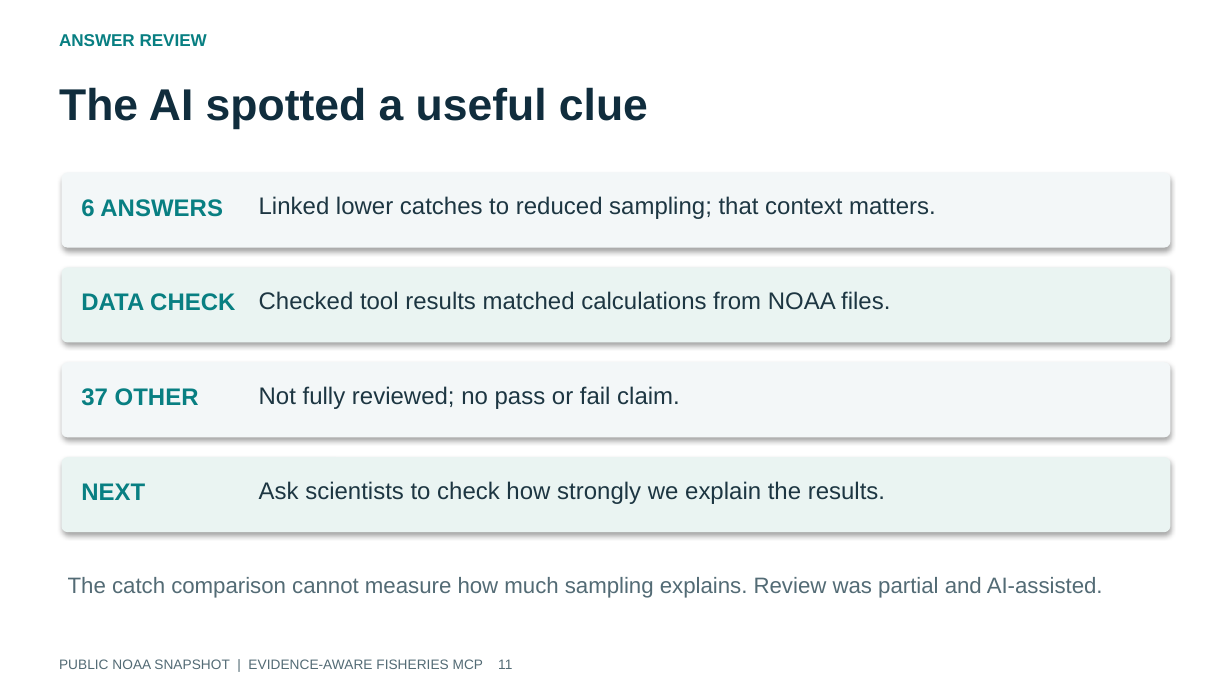
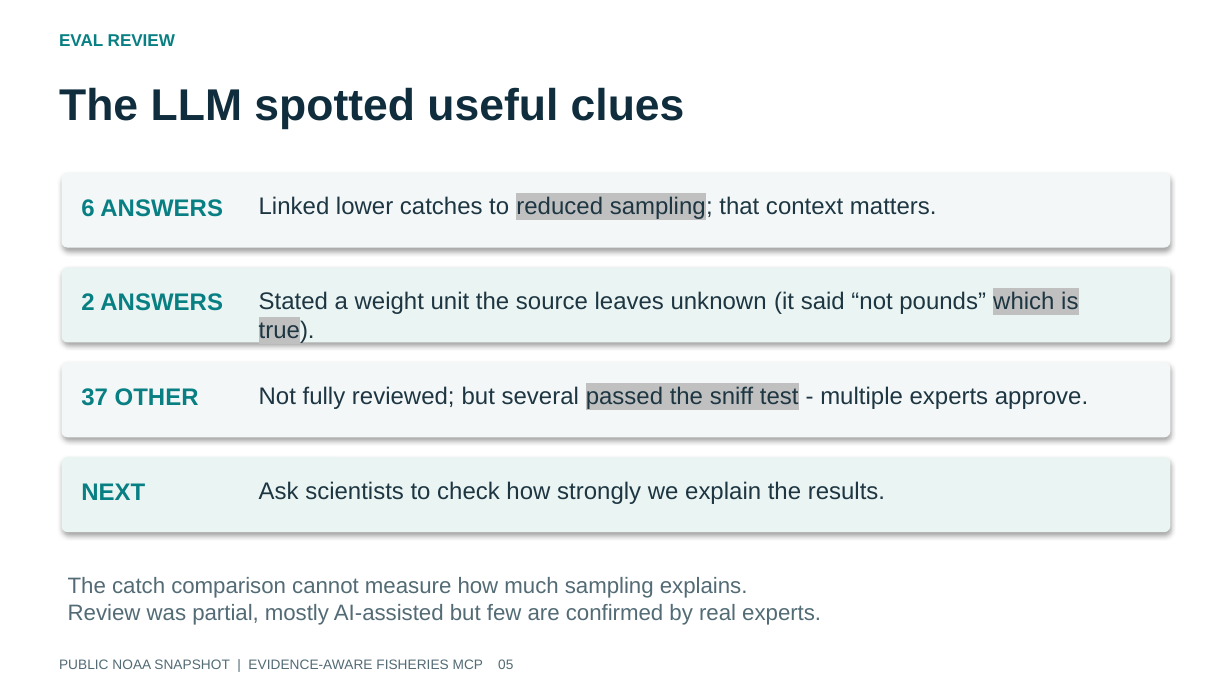
Before and after one commit to gsa-mcp-hackathon/noaa-fisheries-data-gateway, a slide deck: slide 11 of submission/release/repository/fisheries-deck.pptx. Drawn at 1232x693 pixels with LibreOffice and Linux fonts; fonts in the diff are those of the drawing. Boxes give left, top, right and bottom in pixels: in the first picture for what was removed or moved away, otherwise in the second. Text is boxed around its words. In the diff, an @@ line names an element or a change of style, - is before the commit and + after.

```diff
--- a/submission/release/repository/fisheries-deck.pptx
+++ b/submission/release/repository/fisheries-deck.pptx
@@ text at bbox=[59, 34, 175, 46]: text changed @@
-ANSWER REVIEW
+EVAL REVIEW
@@ text at bbox=[59, 87, 685, 130]: text changed @@
-The AI spotted a useful clue
+The LLM spotted useful clues
@@ text "Linked lower catches to reduced ..." at bbox=[259, 195, 937, 220]: highlight none to #C0C0C0 in "reduced sampling;" @@
@@ text at bbox=[81, 293, 223, 311]: text changed @@
-DATA CHECK
+2 ANSWERS
@@ text at bbox=[259, 291, 1078, 314]: text changed @@
-Checked tool results matched calculations from NOAA files.
+Stated a weight unit the source leaves unknown (it said “not pounds” which is true).
@@ text at bbox=[259, 386, 1088, 409]: text changed @@
-Not fully reviewed; no pass or fail claim.
+Not fully reviewed; but several passed the sniff test - multiple experts approve.
@@ text at bbox=[68, 577, 821, 625]: text changed @@
-The catch comparison cannot measure how much sampling explains. Review was partial and AI-assisted.
+The catch comparison cannot measure how much sampling explains.
+Review was partial, mostly AI-assisted but few are confirmed by real experts.
@@ text at bbox=[59, 659, 513, 669]: text changed @@
-PUBLIC NOAA SNAPSHOT | EVIDENCE-AWARE FISHERIES MCP 11
+PUBLIC NOAA SNAPSHOT | EVIDENCE-AWARE FISHERIES MCP 05
```
Also in this commit, not shown: 11 other slides changed, 2 other files.
